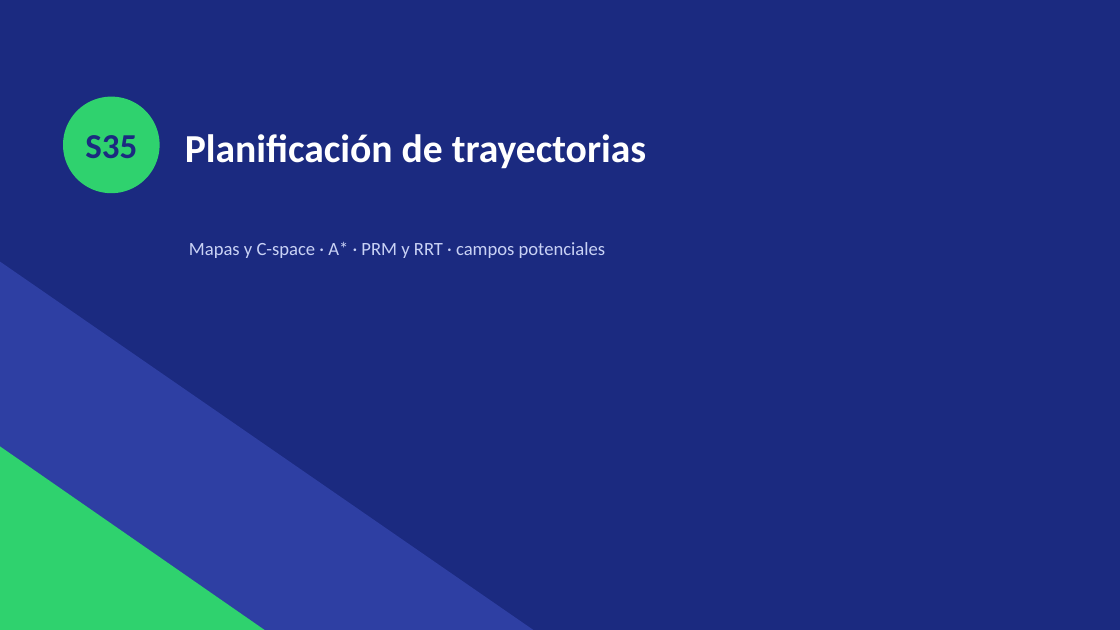
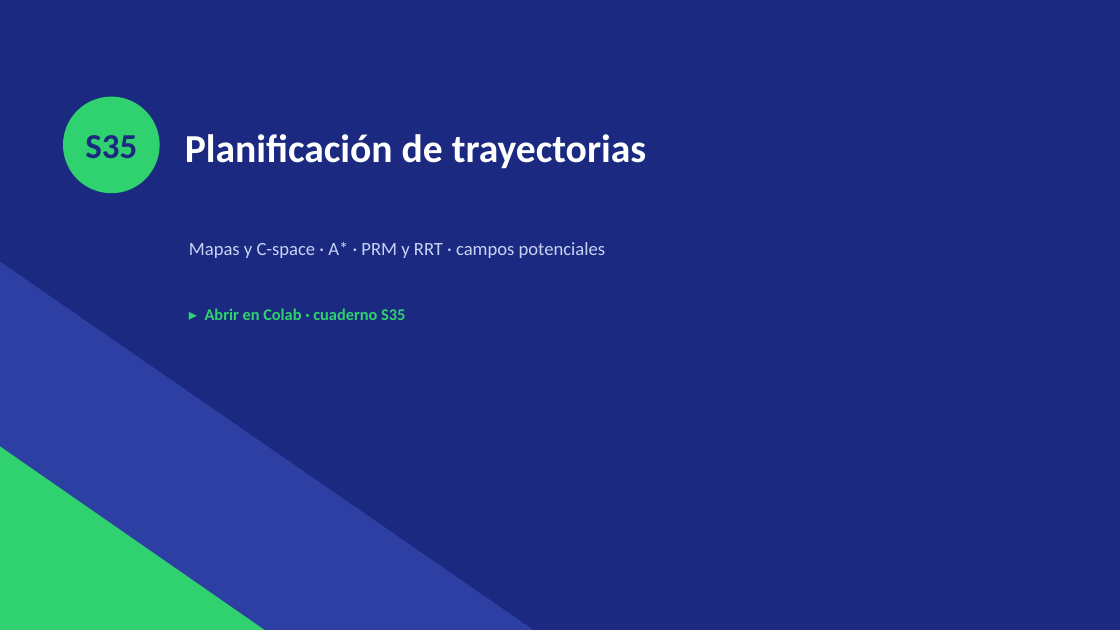
Before and after one commit to grcarmenaty/MecatronicaRobotica, a slide deck: slide 13 of entregables/presentaciones/IQS_B7_ROS2_Planificacion.pptx. Drawn at 1120x630 pixels with LibreOffice and Linux fonts; fonts in the diff are those of the drawing. Boxes give left, top, right and bottom in pixels: in the first picture for what was removed or moved away, otherwise in the second. Text is boxed around its words. In the diff, an @@ line names an element or a change of style, - is before the commit and + after.

```diff
--- a/entregables/presentaciones/IQS_B7_ROS2_Planificacion.pptx
+++ b/entregables/presentaciones/IQS_B7_ROS2_Planificacion.pptx
@@ text added at box(205, 308, 405, 320), 14 pt, text #2FD26E, bold @@
+▸ Abrir en Colab · cuaderno S35
```
Also in this commit, not shown: 1 other slide changed, 15 other files.
